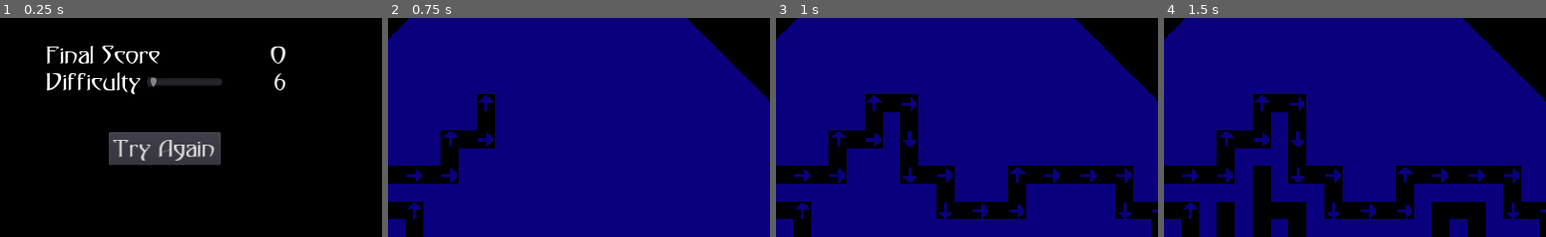
Above: before the commit, frames 1-4 (left to right).
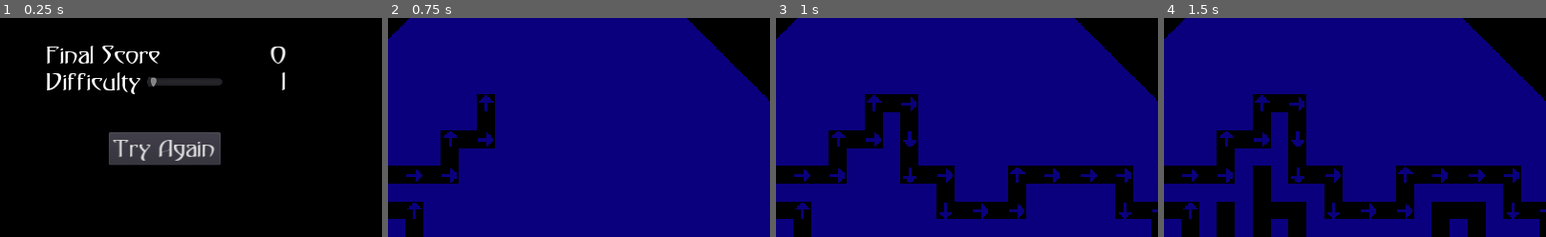
Above: after the commit, the same moments.

Repository: AkhRani/HauntedMansion
Game: Godot game, scene res://DeathScreen.tscn
The game is run twice, just before and just after one commit, with the same random seed, the same clock (stepped at 60 frames per second) and the same inputs. This scene is started directly instead of the project's main scene.
Inputs:
- Up to frame 1 (0.25 s): no input
- Up to frame 2 (0.75 s): click "Try Again" at 0.5 s
- Up to frame 3 (1 s): no input
- Up to frame 4 (1.5 s): hold Right (ui_right) from 1.28 s (still down)
The pictures show only the part of the screen within x 28-78%, y 35-85%; the shares and areas given below are measured in that part.

The runs differ from the first frame. In frame 1, 0.2% of the frame differs, in the area x 71-75%, y 24-34%; in frame 2, nothing differs; in frame 3, nothing differs; in frame 4, nothing differs.

Commit message:
Fix difficulty glitch on death screen
The difficulty remains at the highest level reached, but
this was not reflected by the HScroll or text.

Diff:
--- a/DeathScreen.gd
+++ b/DeathScreen.gd
@@ -3,6 +3,8 @@
 # Called when the node enters the scene tree for the first time.
 func _ready():
     $VBoxContainer/HBoxContainer/Score.text = "%d" % global.score
+    $VBoxContainer/HBoxContainer2/Difficulty.text = "%d" % global.difficulty
+    $VBoxContainer/HBoxContainer2/HSlider.value = global.difficulty
 
 func _on_Button_pressed():
     global.score = 0
